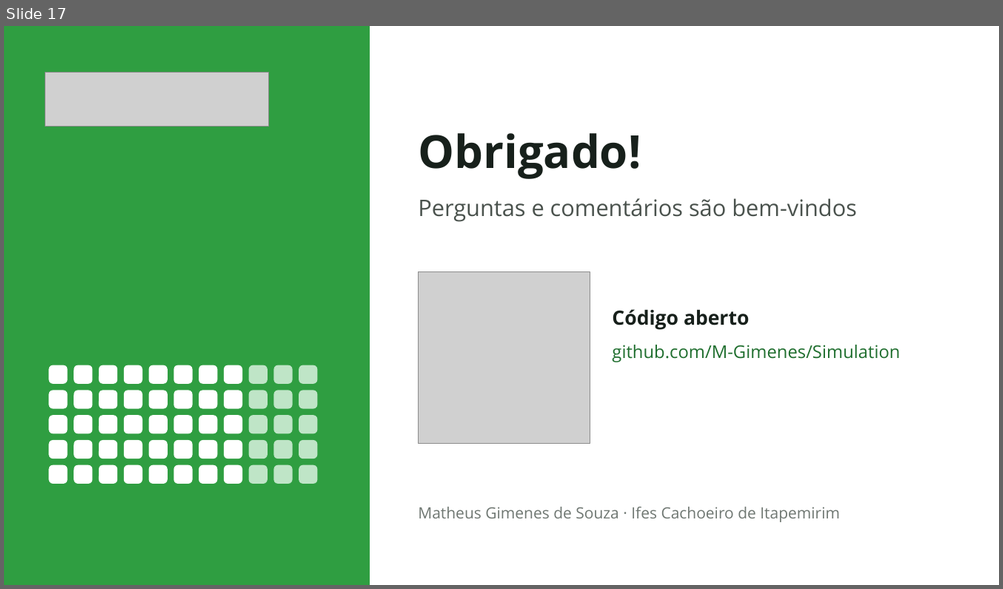
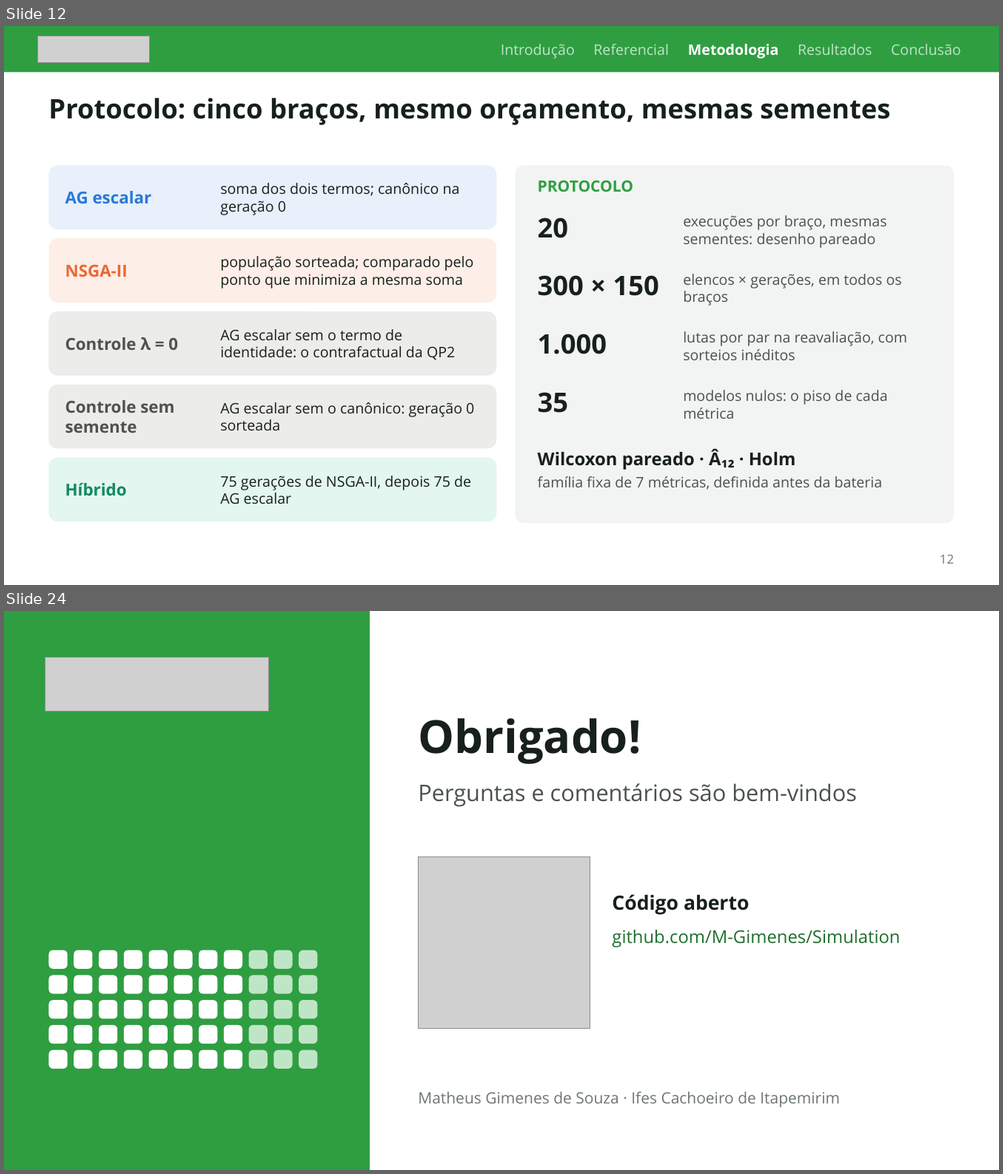
Before and after one commit to M-Gimenes/Simulation, a slide deck: overleaf/talk-committee-2026/slides.pptx. Shown one above the other, each under a label of ours: slide 17 before the commit, slides 12 and 24 after it; the slides between them are not shown. The pictures are 1003x589 and 1003x1174 pixels, drawn with LibreOffice and Linux fonts; fonts in the diff are those of the drawing; grey boxes stand for pictures. Boxes give left, top, right and bottom in pixels: in the first picture for what was removed or moved away, otherwise in the second. Text is boxed around its words. In the diff, an @@ line names an element or a change of style, - is before the commit and + after.

```diff
--- a/overleaf/talk-committee-2026/slides.pptx
+++ b/overleaf/talk-committee-2026/slides.pptx
@@ slide 12 added at [4, 26, 999, 585], background #FFFFFF @@
@@ rectangle added at [4, 26, 999, 73], fill #2F9E41 @@
@@ picture added at [37, 36, 150, 62] @@
@@ text added at [501, 44, 961, 59], 14 pt, text #BFE5C7 @@
+Introdução Referencial Metodologia Resultados Conclusão
@@ text added at [48, 98, 890, 125], 26 pt, text #17201B, bold @@
+Protocolo: cinco braços, mesmo orçamento, mesmas sementes
@@ rounded rectangle added at [48, 166, 496, 230], fill #E7F0FB @@
@@ rounded rectangle added at [515, 166, 954, 524], fill #F2F4F3 @@
@@ text added at [538, 180, 633, 192], 15 pt, text #2F9E41, bold @@
+PROTOCOLO
@@ text added at [65, 191, 152, 204], 16 pt, text #2A78D6, bold @@
+AG escalar
@@ text added at [220, 183, 460, 215], 14 pt, text #17201B @@
+soma dos dois termos; canônico na geração 0
@@ text added at [538, 218, 568, 238], 26 pt, text #17201B, bold @@
+20
@@ text added at [683, 215, 886, 248], 14 pt, text #4A524D @@
+execuções por braço, mesmas sementes: desenho pareado
@@ rounded rectangle added at [48, 238, 496, 303], fill #FDEEE7 @@
@@ text added at [65, 265, 128, 277], 16 pt, text #EB6834, bold @@
+NSGA-II
@@ text added at [220, 256, 474, 289], 14 pt, text #17201B @@
+população sorteada; comparado pelo ponto que minimiza a mesma soma
@@ text added at [538, 275, 659, 296], 26 pt, text #17201B, bold @@
+300 × 150
@@ text added at [683, 274, 902, 306], 14 pt, text #4A524D @@
+elencos × gerações, em todos os braços
@@ rounded rectangle added at [48, 312, 496, 376], fill #ECECEA @@
@@ text added at [220, 329, 455, 360], 14 pt, text #17201B @@
+AG escalar sem o termo de identidade: o contrafactual da QP2
@@ text added at [538, 334, 606, 355], 26 pt, text #17201B, bold @@
+1.000
@@ text added at [683, 332, 907, 360], 14 pt, text #4A524D @@
+lutas por par na reavaliação, com sorteios inéditos
@@ text added at [65, 338, 178, 350], 16 pt, text #52514E, bold @@
+Controle λ = 0
@@ rounded rectangle added at [48, 385, 496, 449], fill #ECECEA @@
@@ text added at [65, 400, 174, 433], 16 pt, text #52514E, bold @@
+Controle sem semente
@@ text added at [220, 403, 474, 432], 14 pt, text #17201B @@
+AG escalar sem o canônico: geração 0 sorteada
@@ text added at [538, 392, 568, 413], 26 pt, text #17201B, bold @@
+35
@@ text added at [683, 390, 888, 419], 14 pt, text #4A524D @@
+modelos nulos: o piso de cada métrica
@@ rounded rectangle added at [48, 458, 496, 522], fill #E3F6EF @@
@@ text added at [538, 452, 882, 490], 14 pt, text #4A524D @@
+Wilcoxon pareado · Â₁₂ · Holm
+família fixa de 7 métricas, definida antes da bateria
@@ text added at [65, 483, 127, 496], 16 pt, text #128A5F, bold @@
+Híbrido
@@ text added at [220, 476, 471, 505], 14 pt, text #17201B @@
+75 gerações de NSGA-II, depois 75 de AG escalar
@@ text added at [939, 555, 953, 564], 12 pt, text #6F7772 @@
+12
@@ what was slide 17 is now slide 24 @@
```
Also in this commit, not shown: 16 slides changed, 6 other slides added, 2 other files.
